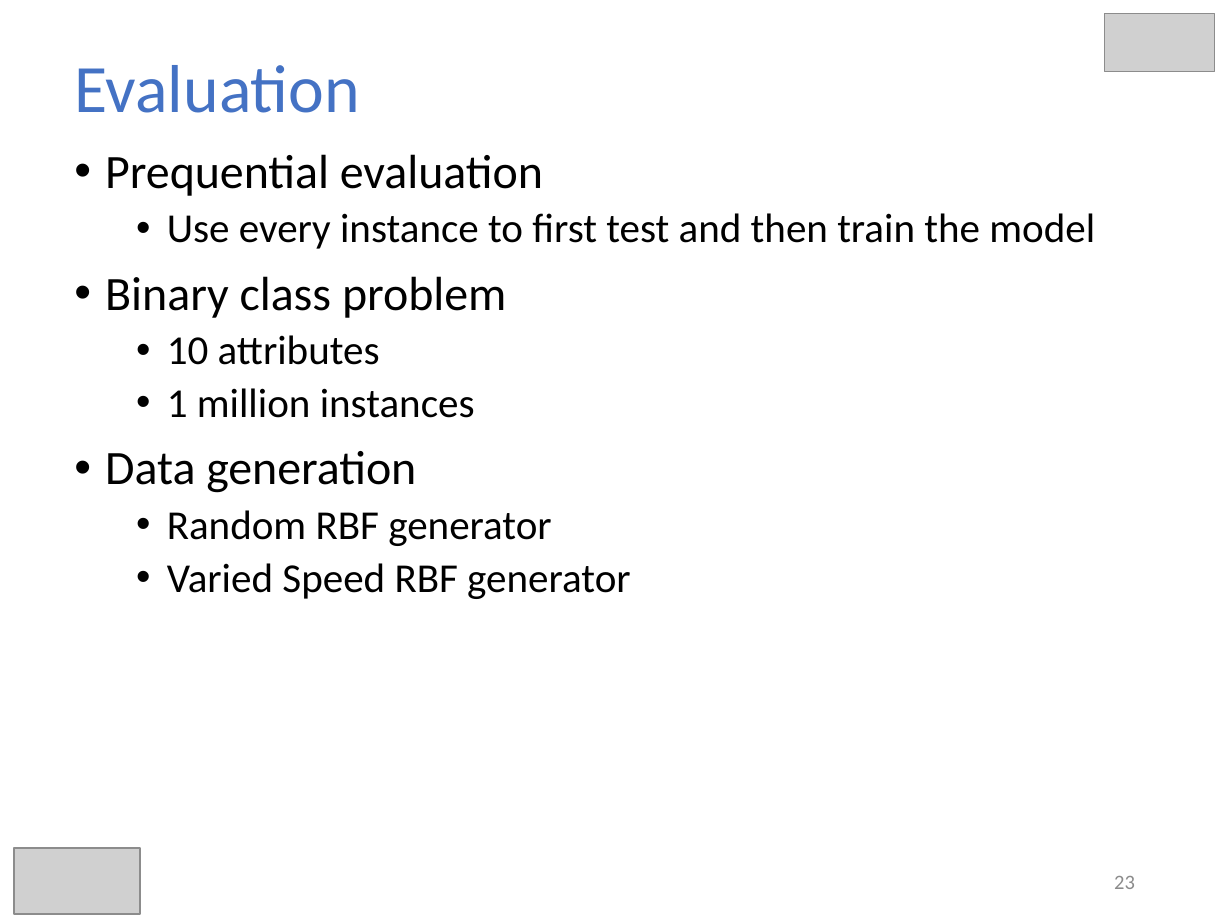
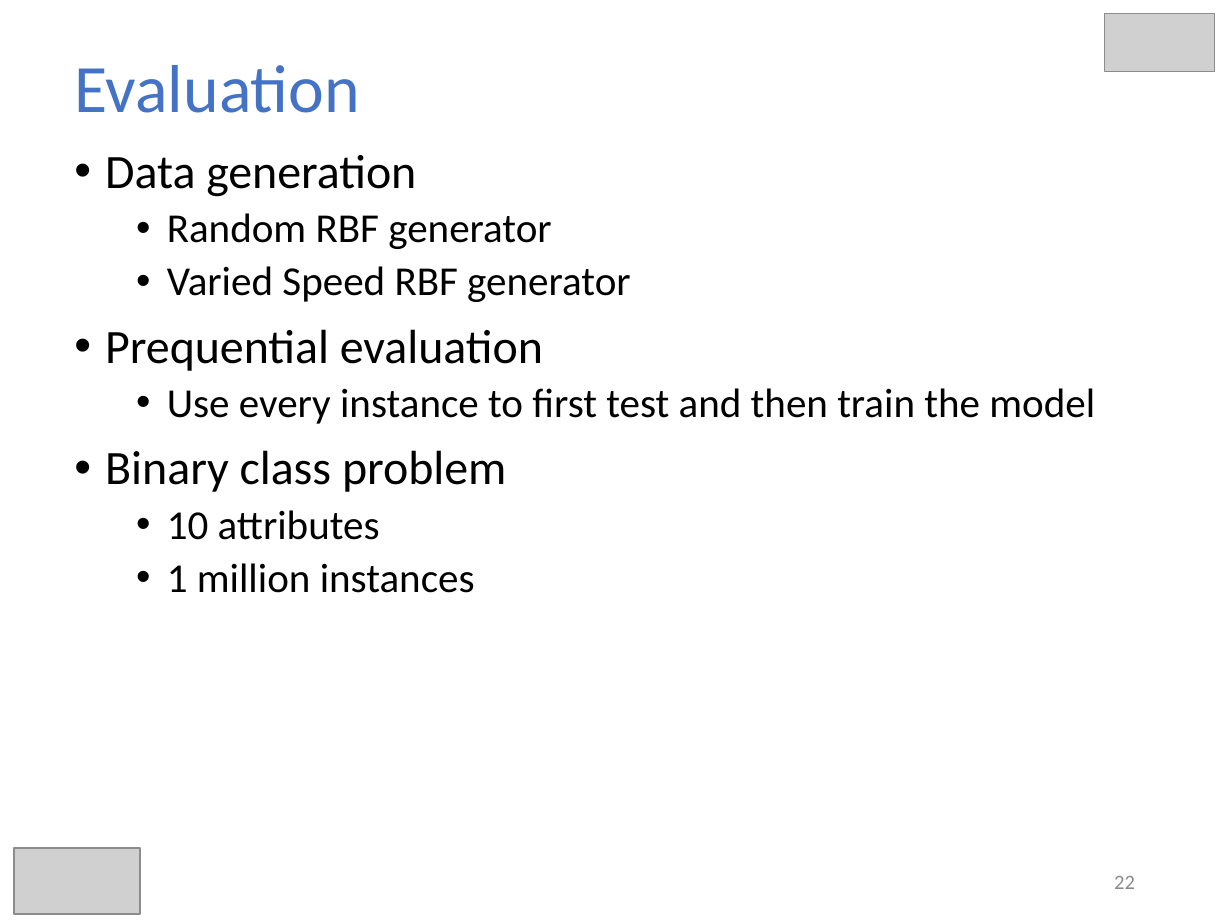
Before and after one commit to hmsgit/minestream, a slide deck: slide 22 of presentation/thesis.pptx (slide 23 before the commit). Drawn at 1232x924 pixels with LibreOffice and Linux fonts; fonts in the diff are those of the drawing; grey boxes stand for pictures. Boxes give left, top, right and bottom in pixels: in the first picture for what was removed or moved away, otherwise in the second. Text is boxed around its words. In the diff, an @@ line names an element or a change of style, - is before the commit and + after.

```diff
--- a/presentation/thesis.pptx
+++ b/presentation/thesis.pptx
@@ text at [105,155,630,302]: paragraphs added @@
+• Data generation
+  • Random RBF generator
+  • Varied Speed RBF generator
@@ text at [105,451,630,599]: paragraphs removed @@
-• Data generation
-  • Random RBF generator
-  • Varied Speed RBF generator
@@ page number at [1114,876,1135,889]: text changed @@
-23
+22
```
Also in this commit, not shown: 18 other slides changed, 2 slides added.
